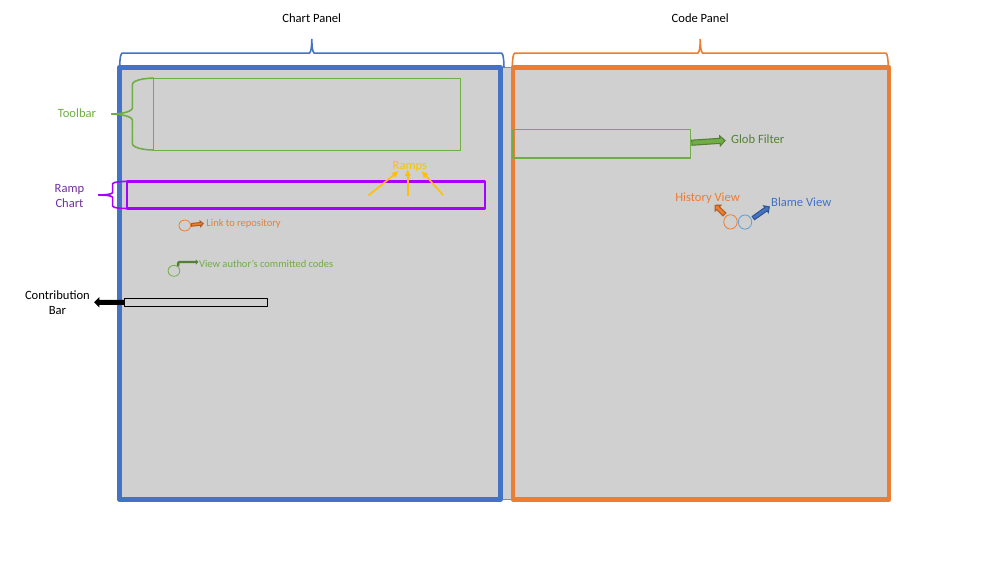
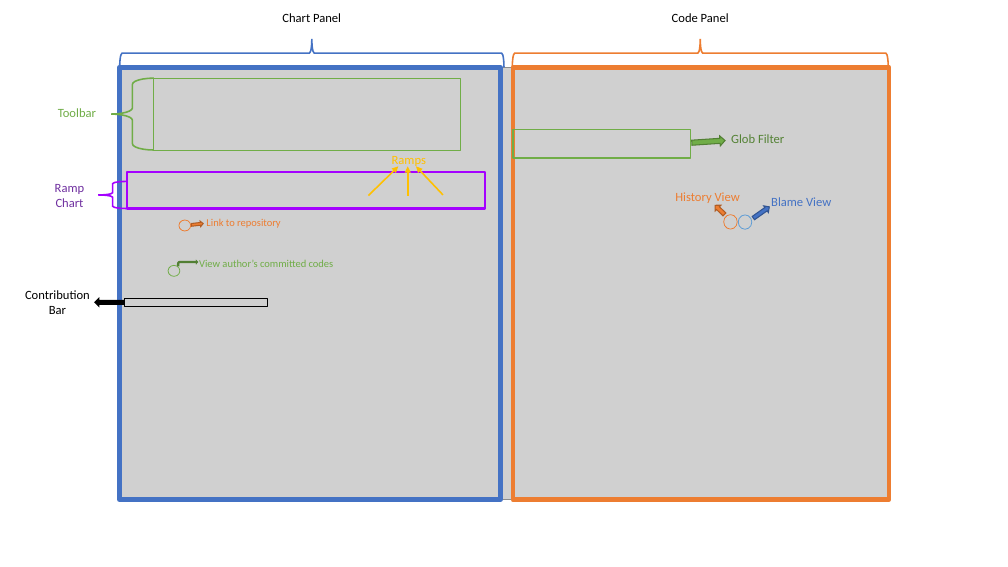
Before and after one commit to reposense/RepoSense, a slide deck: slide 1 of docs/diagrams/report-features.pptx. Drawn at 1008x567 pixels with LibreOffice and Linux fonts; fonts in the diff are those of the drawing; grey boxes stand for pictures. Boxes give left, top, right and bottom in pixels: in the first picture for what was removed or moved away, otherwise in the second. Text is boxed around its words. In the diff, an @@ line names an element or a change of style, - is before the commit and + after.

```diff
--- a/docs/diagrams/report-features.pptx
+++ b/docs/diagrams/report-features.pptx
@@ text "Ramps": place and size @@
-text "Ramps" at (393, 161, 427, 172)
+text "Ramps" at (392, 156, 426, 167)
@@ rectangle: place and size @@
-rectangle at (127, 181, 485, 209)
+rectangle at (127, 172, 485, 208)
@@ arrow moved from (368, 196) - (399, 172) to (368, 196) - (399, 166) @@
@@ arrow moved from (408, 196) - (408, 170) to (408, 196) - (408, 166) @@
@@ arrow moved from (443, 195) - (422, 172) to (443, 195) - (416, 166) @@
```
Also in this commit, not shown: 1 other file.
